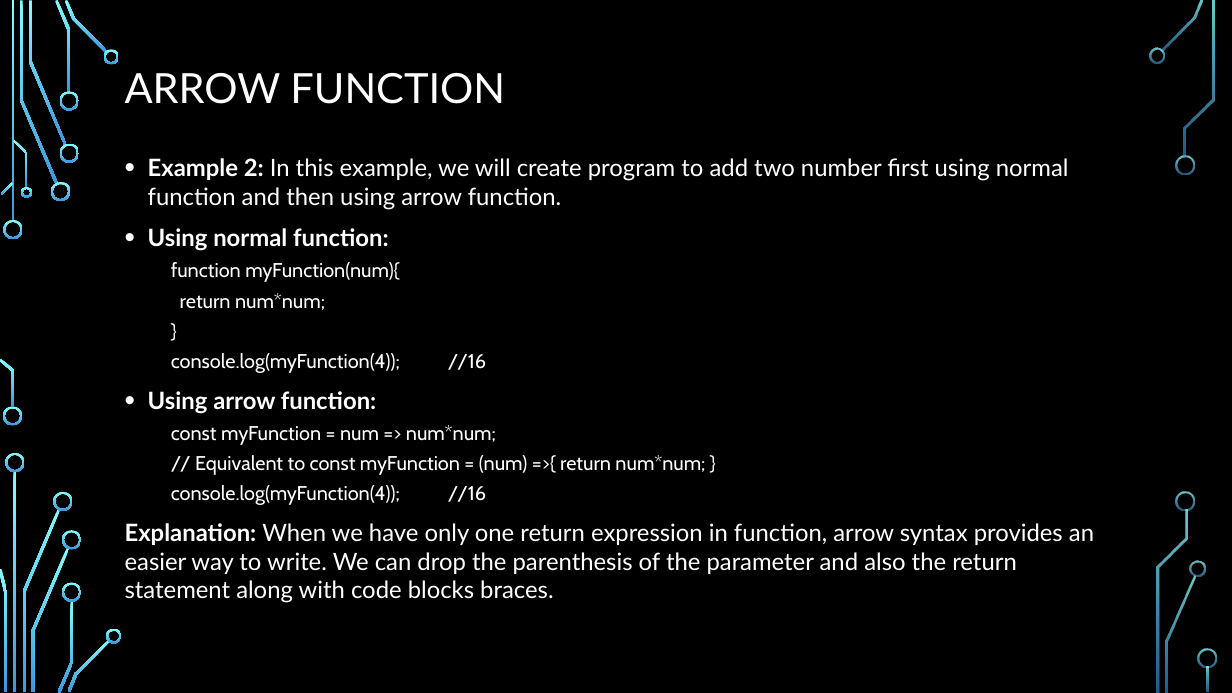
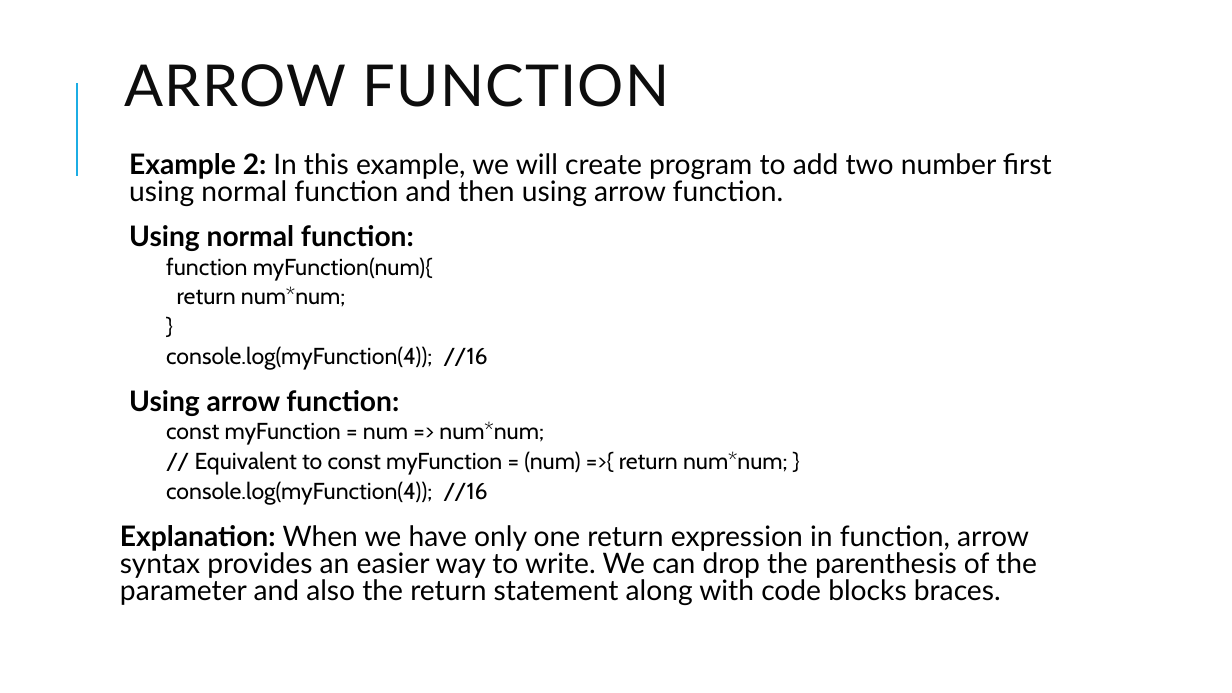
Before and after one commit to PramodJana/JavaScript, a slide deck: slide 11 of GFG JS Course Curriculam/Articles/003 Funtional Programming.pptx. Drawn at 1232x693 pixels with LibreOffice and Linux fonts; fonts in the diff are those of the drawing; background and template pictures are left out. Boxes give left, top, right and bottom in pixels: in the first picture for what was removed or moved away, otherwise in the second. Text is boxed around its words. In the diff, an @@ line names an element or a change of style, - is before the commit and + after.

```diff
--- a/GFG JS Course Curriculam/Articles/003 Funtional Programming.pptx
+++ b/GFG JS Course Curriculam/Articles/003 Funtional Programming.pptx
@@ background picture (left out) to #FFFFFF @@
@@ line added from (77, 176) to (77, 83), #1CADE4 1.5 pt @@
@@ title "ARROW FUNCTION" at (125, 64, 669, 107): size 32.4 to 45 pt, text colour #FFFFFF to #0D0D0D, letter spacing 0 to 1 pt; line spacing 0.9 to 0.8 @@
@@ text "Example 2: In this example, ..." at (120, 153, 1052, 605): size 18.6 to 22 pt in "Example 2: In this example, we will ...", "Using normal function:", "Using arrow function:", "Explanation: When we have only one return ..."; text colour #FFFFFF to #000000; size 15.5 to 18 pt in "function myFunction(num){", "return num*num;", "}", "console.log(myFunction(4)); //16" and 3 more places; bullet • to  ; line spacing 1 to 0.8; more space between paragraphs @@
@@ group removed at (0, 0, 1217, 693): 33 freeform shapes, 3 rectangles @@
```
Also in this commit, not shown: 15 other slides changed, 27 slides added, 27 slides removed.
